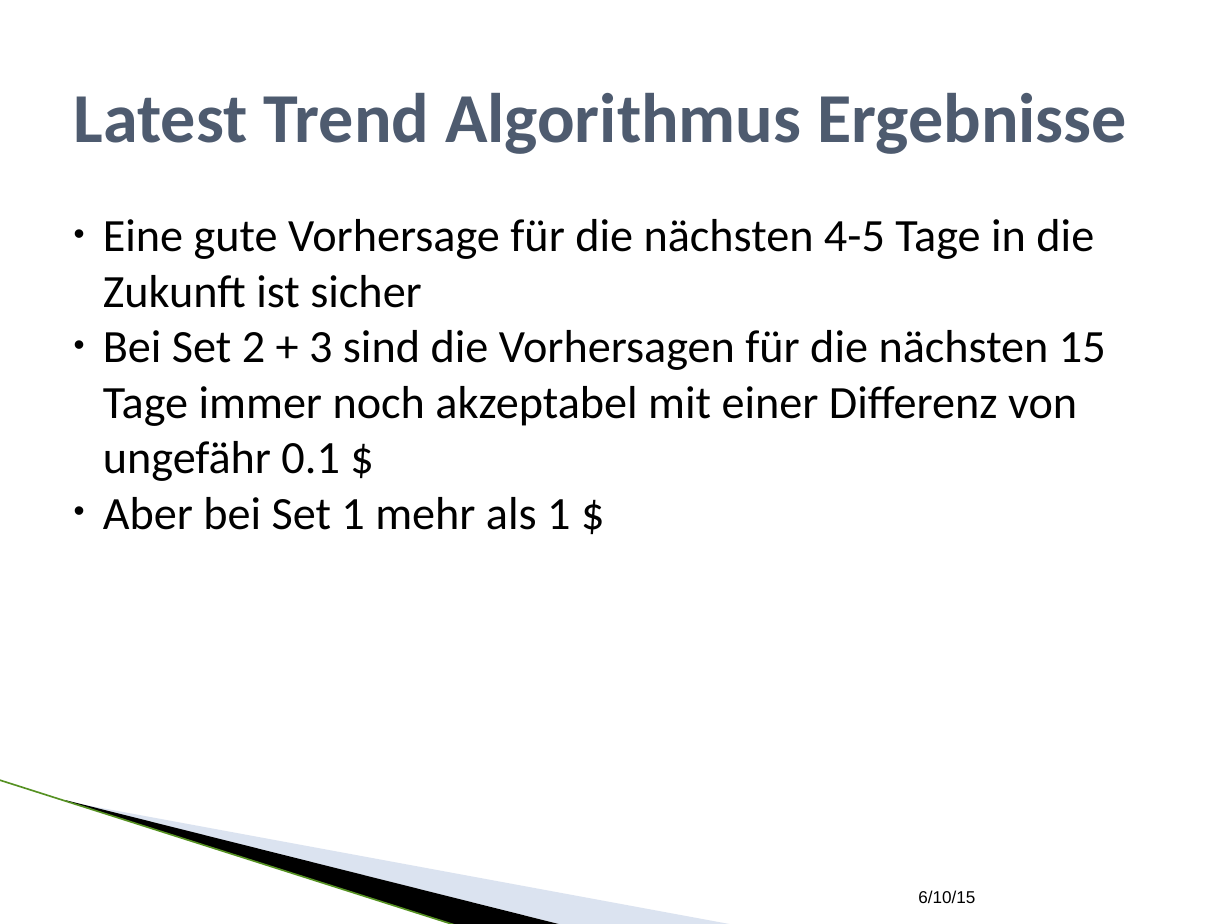
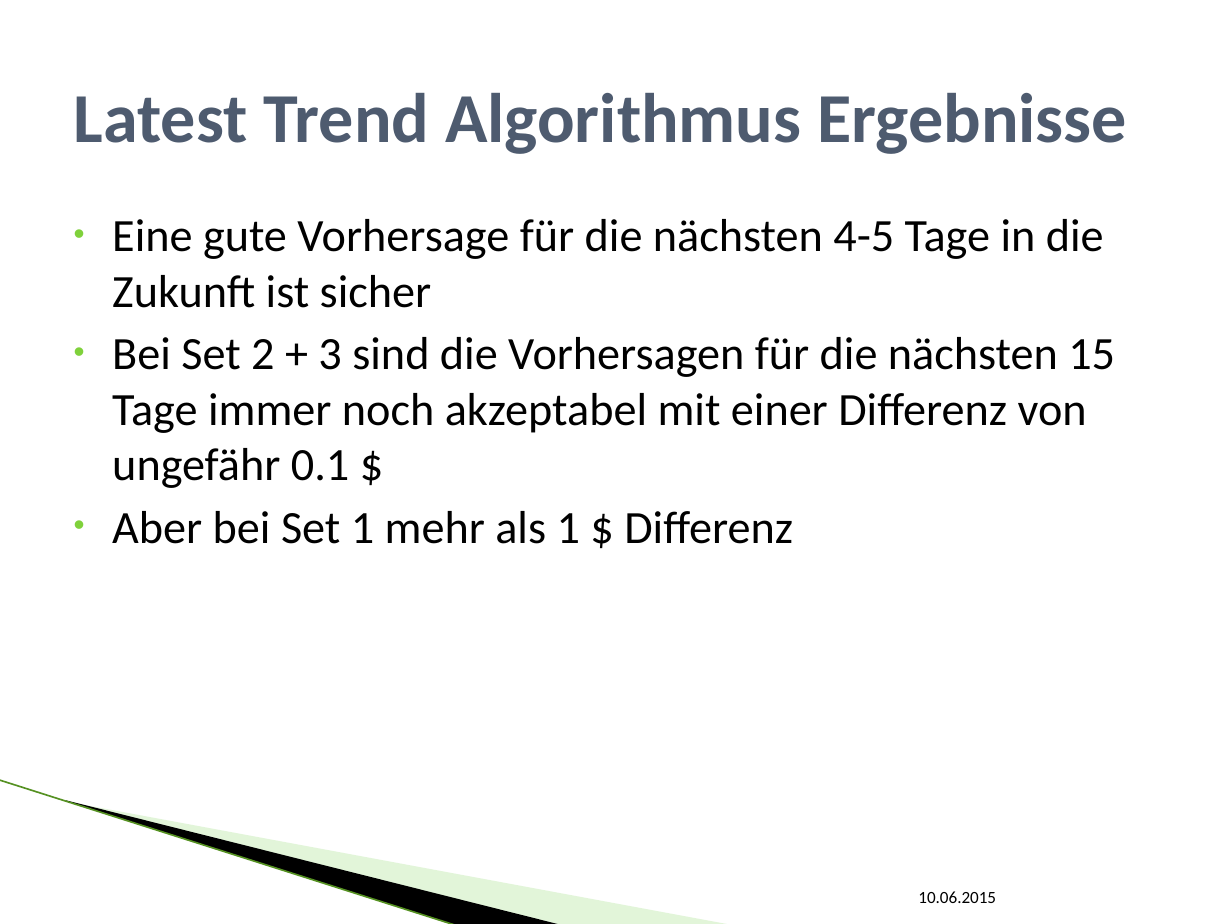
Before and after one commit to SEPSkyware6MM/StockForecast, a slide deck: slide 15 of ALR_Vortrag.pptx (slide 16 before the commit). Drawn at 1232x924 pixels with LibreOffice and Linux fonts; fonts in the diff are those of the drawing; background and template pictures are left out. Boxes give left, top, right and bottom in pixels: in the first picture for what was removed or moved away, otherwise in the second. Text is boxed around its words. In the diff, an @@ line names an element or a change of style, - is before the commit and + after.

```diff
--- a/ALR_Vortrag.pptx
+++ b/ALR_Vortrag.pptx
@@ text at (x1=112, y1=219, x2=1115, y2=488): indent changed; more space between paragraphs @@
@@ text at (x1=112, y1=511, x2=793, y2=544): text changed @@
-• Aber bei Set 1 mehr als 1 $
+• Aber bei Set 1 mehr als 1 $ Differenz
@@ line (0, 780) - (457, 924): stroke #559122 0.96 pt to #B1E399 0.95 pt @@
@@ freeform shape at (x1=65, y1=800, x2=563, y2=924): outline redrawn @@
@@ freeform shape at (x1=68, y1=801, x2=733, y2=924): fill #A7B9DB at 40% opacity to #B8E7A1 at 40% opacity @@
@@ text at (x1=918, y1=891, x2=996, y2=903): text changed; font Arial to Calibri @@
-6/10/15
+10.06.2015
```
Also in this commit, not shown: 18 other slides changed, 3 slides added, 2 slides removed.
